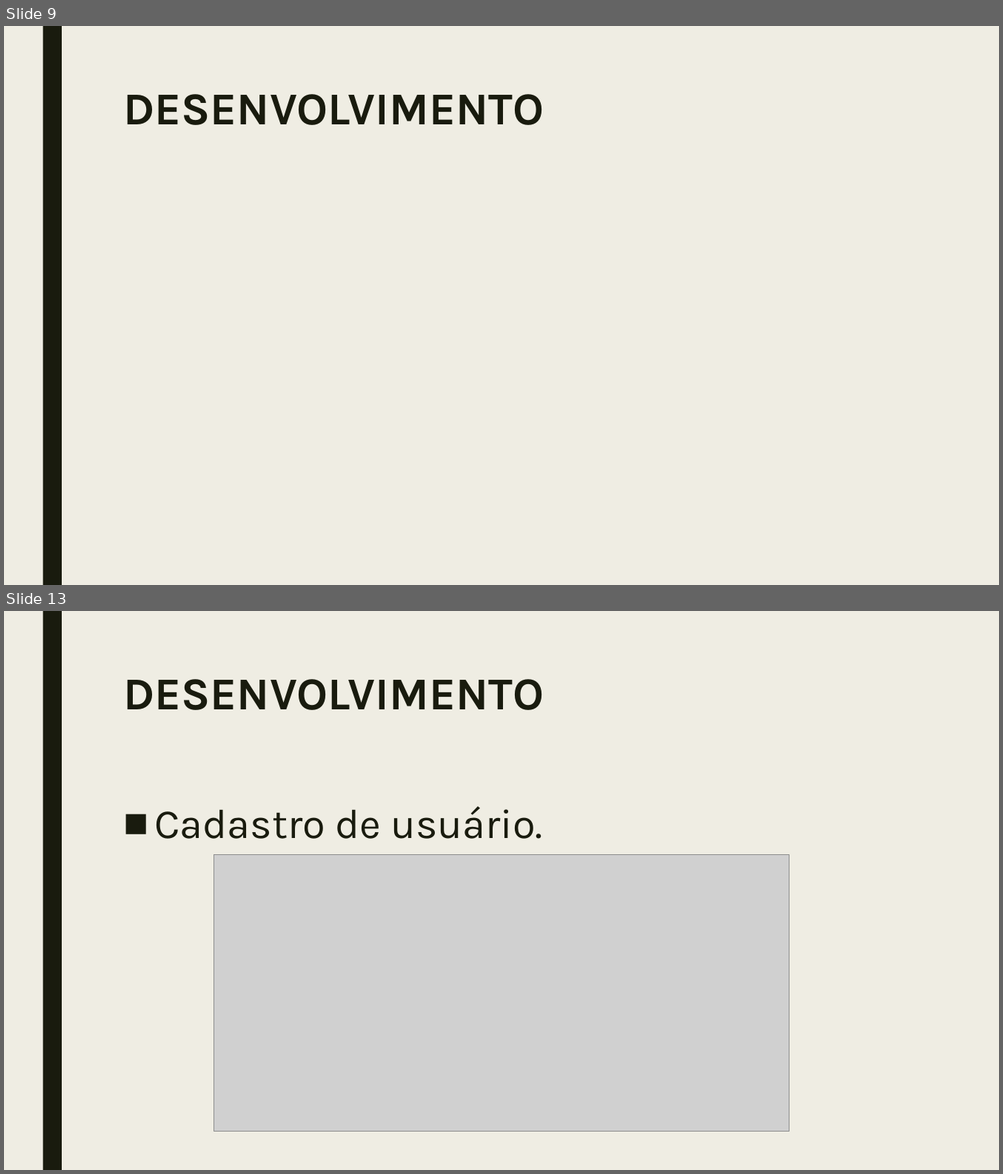
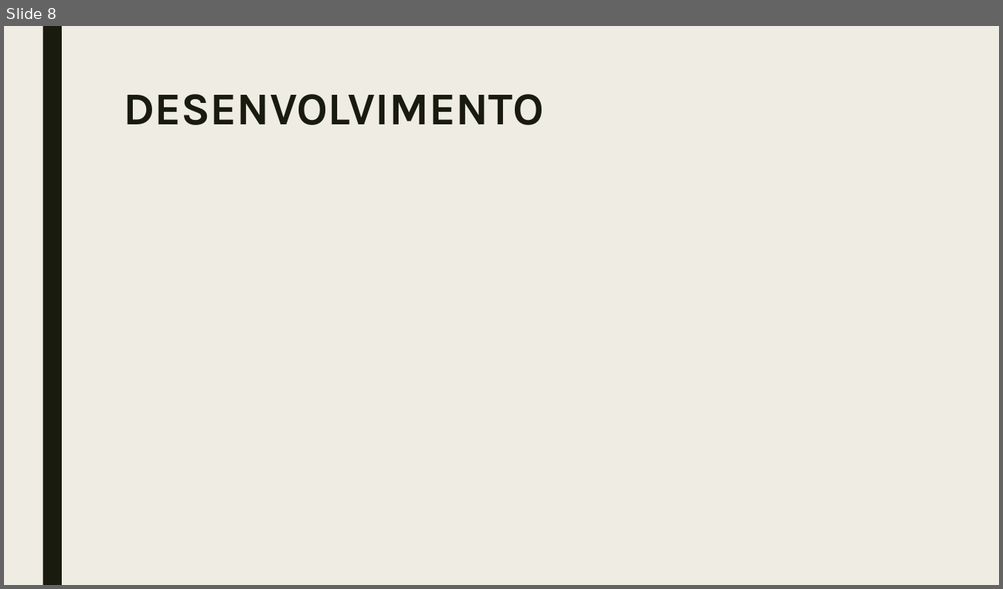
Before and after one commit to jfssantini/NPJeDocuments, a slide deck: NPJ.pptx. Shown one above the other, each under a label of ours: slides 9 and 13 before the commit, slide 8 after it; the slides between them are not shown. The pictures are 1003x1174 and 1003x589 pixels, drawn with LibreOffice and Linux fonts; fonts in the diff are those of the drawing; grey boxes stand for pictures. Boxes give left, top, right and bottom in pixels: in the first picture for what was removed or moved away, otherwise in the second. Text is boxed around its words. In the diff, an @@ line names an element or a change of style, - is before the commit and + after.

```diff
--- a/NPJ.pptx
+++ b/NPJ.pptx
@@ slide 13 removed at (4,611,999,1170), background #EFEDE3; not listed: 1 template element that a slide beside it also shows @@
@@ title removed at (123,679,543,710) @@
-DESENVOLVIMENTO
@@ text removed at (155,806,542,839) @@
-■ Cadastro de usuário.
@@ picture removed at (213,855,790,1131) @@
@@ what was slide 9 is now slide 8 @@
```
Also in this commit, not shown: 2 slides changed, 15 other slides removed.
